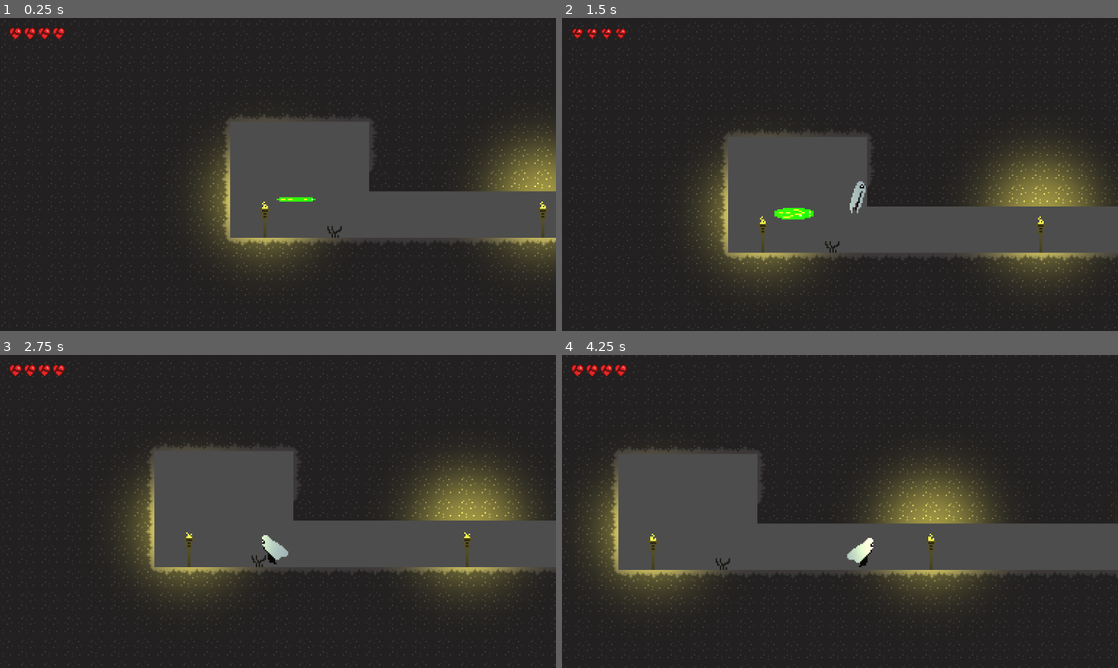
Above: before the commit, frames 1-4 (two rows, left to right).
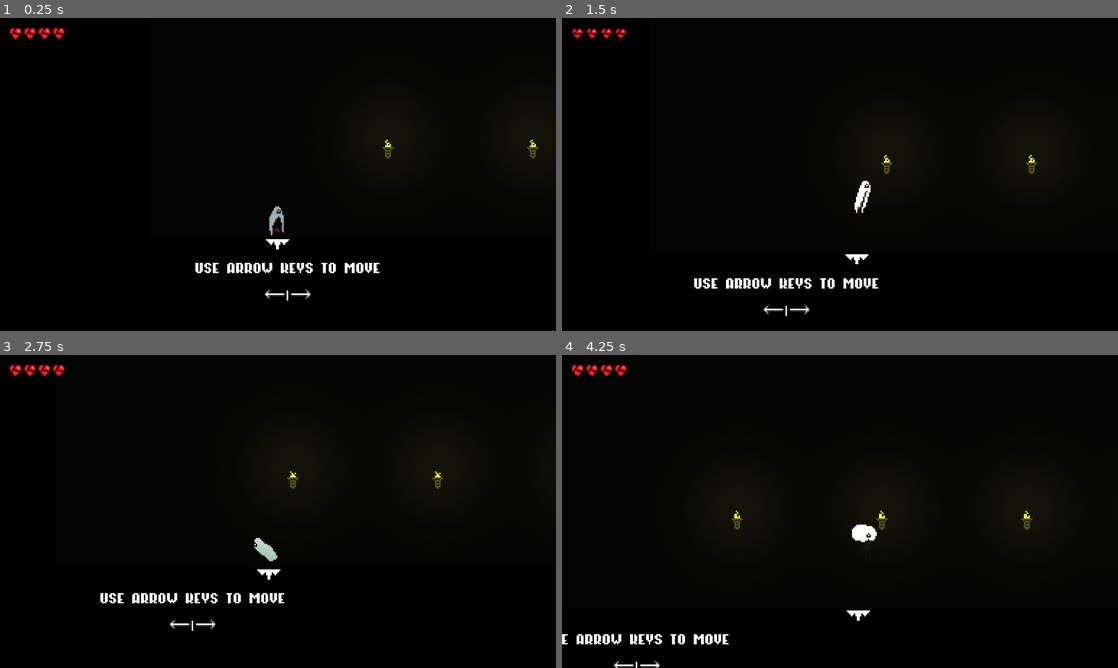
Above: after the commit, the same moments.

Repository: CSC-Reda-Slaoui/boss-rush-jam-2024
Game: Godot game, scene res://tutorial.tscn
Two runs of this game, one before a commit and one after it. Both use one fixed random seed, a clock stepped at 60 frames per second and the inputs below. Before the commit the project starts from res://shadowstalker_fight.tscn.
Inputs:
- Up to frame 1 (0.25 s): no input
- Up to frame 2 (1.5 s): tap Z (jump) at 0.5, 0.77, 1.25 s; hold Right (right) from 0.53 s (still down); tap X (attack) at 0.6 s; tap Space (dialogue) at 0.8, 1.35 s
- Up to frame 3 (2.75 s): tap Z (jump) at 1.52, 2 s; tap X (attack) at 1.55, 2.1 s; release Right (right) at 2.03 s; hold Left (left) from 2.03 s (still down); tap Space (dialogue) at 2.3 s
- Up to frame 4 (4.25 s): tap Z (jump) at 2.75, 3.02, 3.5, 3.77 s; release Left (left) at 2.78 s; hold Right (right) from 2.78 s (still down); tap C (dash) at 2.85 s; tap X (attack) at 3.05 s; tap Space (dialogue) at 3.6 s

The runs differ from the first frame. In frame 1, 99% of the frame differs, in the area x 0-100%, y 0-100%; in frame 2, 99%; in frame 3, 99%; in frame 4, 99%.

Commit message:
transitions ig

Diff:
--- /dev/null
+++ b/Fadeinout.gd
@@ -0,0 +1,7 @@
+extends Label
+
+func _ready():
+	var tween = get_tree().create_tween()
+
+	tween.tween_property(self, "modulate", Color.WHITE, 2).set_trans(Tween.TRANS_SINE)
+	tween.tween_property(self, "modulate", Color.BLACK, 2).set_trans(Tween.TRANS_SINE)
--- a/act_1.tscn
+++ b/act_1.tscn
@@ -1,6 +1,10 @@
-[gd_scene load_steps=2 format=3 uid="uid://cmd2a8oteyb8c"]
+[gd_scene load_steps=6 format=3 uid="uid://cmd2a8oteyb8c"]
 
 [ext_resource type="FontFile" uid="uid://exsgniiokrb2" path="res://PixelMiddle.ttf" id="1_eyp2k"]
+[ext_resource type="Script" path="res://Fadeinout.gd" id="2_fm452"]
+[ext_resource type="FontFile" uid="uid://l607x2impb7c" path="res://Lookout 7 Basic.ttf" id="3_n3f60"]
+[ext_resource type="Script" path="res://starwars.gd" id="4_qo87l"]
+[ext_resource type="PackedScene" uid="uid://33i6q8626ugq" path="res://shadowstalker_fight.tscn" id="5_yqbp8"]
 
 [node name="ACT 1" type="Node2D"]
 
@@ -15,6 +19,7 @@
 [node name="CanvasLayer" type="CanvasLayer" parent="."]
 
 [node name="Label" type="Label" parent="CanvasLayer"]
+modulate = Color(0, 0, 0, 1)
 anchors_preset = 8
 anchor_left = 0.5
 anchor_top = 0.5
@@ -32,4 +37,30 @@
 DESCENT INTO DARKNESS"
 horizontal_alignment = 1
 vertical_alignment = 1
+script = ExtResource("2_fm452")
 metadata/_edit_use_anchors_ = true
+
+[node name="Label2" type="Label" parent="CanvasLayer"]
+modulate = Color(0, 0, 0, 1)
+anchors_preset = 8
+anchor_left = 0.5
+anchor_top = 0.5
+anchor_right = 0.5
+anchor_bottom = 0.5
+offset_left = -126.0
+offset_top = -11.5
+offset_right = 126.0
+offset_bottom = 11.5
+grow_horizontal = 2
+grow_vertical = 2
+theme_override_fonts/font = ExtResource("3_n3f60")
+theme_override_font_sizes/font_size = 32
+text = "In the ominous Abyssal Caverns, your journey begins.
+The air is thick with shadows, and a mysterious presence awaits."
+horizontal_alignment = 1
+vertical_alignment = 1
+visible_characters = 0
+visible_ratio = 0.0
+script = ExtResource("4_qo87l")
+next_scene = ExtResource("5_yqbp8")
+metadata/_edit_use_anchors_ = true
--- /dev/null
+++ b/door.tscn
@@ -0,0 +1,15 @@
+[gd_scene load_steps=3 format=3 uid="uid://b7fdl16rxqtqt"]
+
+[ext_resource type="Texture2D" uid="uid://dju6ly7rebaup" path="res://art/bosses/shadowstalker/arena/door.png" id="1_u0pyx"]
+
+[sub_resource type="RectangleShape2D" id="RectangleShape2D_kh75g"]
+size = Vector2(10.5, 32)
+
+[node name="Door" type="CharacterBody2D"]
+
+[node name="Sprite2D" type="Sprite2D" parent="."]
+texture = ExtResource("1_u0pyx")
+
+[node name="CollisionShape2D" type="CollisionShape2D" parent="."]
+position = Vector2(2.75, 0)
+shape = SubResource("RectangleShape2D_kh75g")
--- a/enterportal.gd
+++ b/enterportal.gd
@@ -11,6 +11,8 @@
 	player.position = position
 	player.velocity.x = 400
 	$AnimatedSprite2D.play("close")
-	await get_tree().create_timer(1).timeout
+	var tween = get_tree().create_tween()
+	tween.tween_property(get_node("ColorRect"), "color:a", 0, 2)
+	await get_tree().create_timer(2).timeout
 	visible = false
 	player.can_move = true
--- a/enterportal.tscn
+++ b/enterportal.tscn
@@ -190,3 +190,11 @@
 
 [node name="CollisionShape2D" type="CollisionShape2D" parent="."]
 shape = SubResource("CapsuleShape2D_0ulfw")
+
+[node name="ColorRect" type="ColorRect" parent="."]
+z_index = 100
+offset_left = -2983.0
+offset_top = -1619.0
+offset_right = 3446.0
+offset_bottom = 2495.0
+color = Color(0, 0, 0, 1)
--- a/exitportal.gd
+++ b/exitportal.gd
@@ -7,5 +7,7 @@
 	player.visible = false
 	player.can_move = false
 	$AnimatedSprite2D.play("close")
-	await get_tree().create_timer(1).timeout
+	var tween = get_tree().create_tween()
+	tween.tween_property(get_node("ColorRect"), "color:a", 1, 2)
+	await get_tree().create_timer(3).timeout
 	get_tree().change_scene_to_packed(next_scene)
--- a/exitportal.tscn
+++ b/exitportal.tscn
@@ -191,4 +191,11 @@
 [node name="CollisionShape2D" type="CollisionShape2D" parent="."]
 shape = SubResource("CapsuleShape2D_1x4pi")
 
+[node name="ColorRect" type="ColorRect" parent="."]
+offset_left = -2205.0
+offset_top = -1190.0
+offset_right = 3291.0
+offset_bottom = 2069.0
+color = Color(0, 0, 0, 0)
+
 [connection signal="body_entered" from="." to="." method="_on_body_entered"]
--- a/player.gd
+++ b/player.gd
@@ -21,11 +21,17 @@
 var dead : bool = false
 
 func take_damage():
+	get_node("AnimatedSprite2D").modulate = Color.RED
+	await get_tree().create_timer(0.1).timeout
+	get_node("AnimatedSprite2D").modulate = Color.WHITE
 	health -= 1
 	if health == 0:
 		position.y = 183.924011230469
 		$AnimatedSprite2D.play("death")
 		dead = true
+
+		await get_tree().create_timer(2).timeout
+		get_tree().reload_current_scene()
 
 func _physics_process(delta):
 	if not can_attack or dead:
--- a/player.tscn
+++ b/player.tscn
@@ -66,9 +66,9 @@
 "duration": 1.0,
 "texture": ExtResource("9_ka1x6")
 }],
-"loop": true,
+"loop": false,
 "name": &"attack",
-"speed": 10.0
+"speed": 15.0
 }, {
 "frames": [{
 "duration": 1.0,
@@ -261,8 +261,10 @@
 [node name="AnimatedSprite2D" type="AnimatedSprite2D" parent="."]
 position = Vector2(0, -24)
 sprite_frames = SubResource("SpriteFrames_axprr")
-animation = &"run"
+animation = &"attack"
 autoplay = "idle"
+frame = 2
+frame_progress = 0.118758
 
 [node name="Sword" type="Area2D" parent="."]
 visible = false
@@ -286,7 +288,7 @@
 one_shot = true
 
 [node name="CooldownTimer" type="Timer" parent="Sword"]
-wait_time = 0.5
+wait_time = 0.4
 one_shot = true
 
 [connection signal="body_entered" from="Sword" to="Sword" method="_on_body_entered"]
--- a/project.godot
+++ b/project.godot
@@ -11,7 +11,7 @@
 [application]
 
 config/name="Boss Rush Jam 2024"
-run/main_scene="res://shadowstalker_fight.tscn"
+run/main_scene="res://tutorial.tscn"
 config/features=PackedStringArray("4.2", "GL Compatibility")
 config/icon="res://icon.svg"
 
--- a/prologue.tscn
+++ b/prologue.tscn
@@ -1,6 +1,10 @@
-[gd_scene load_steps=2 format=3 uid="uid://b21qxbs0yixm8"]
+[gd_scene load_steps=6 format=3 uid="uid://b21qxbs0yixm8"]
 
 [ext_resource type="FontFile" uid="uid://exsgniiokrb2" path="res://PixelMiddle.ttf" id="1_2fe3h"]
+[ext_resource type="Script" path="res://Fadeinout.gd" id="2_ypb86"]
+[ext_resource type="Script" path="res://starwars.gd" id="3_11mgt"]
+[ext_resource type="FontFile" uid="uid://l607x2impb7c" path="res://Lookout 7 Basic.ttf" id="3_t2oea"]
+[ext_resource type="PackedScene" uid="uid://cmd2a8oteyb8c" path="res://act_1.tscn" id="5_8kw1h"]
 
 [node name="Prologue" type="Node2D"]
 
@@ -15,6 +19,7 @@
 [node name="CanvasLayer" type="CanvasLayer" parent="."]
 
 [node name="Label" type="Label" parent="CanvasLayer"]
+modulate = Color(0, 0, 0, 1)
 anchors_preset = 8
 anchor_left = 0.5
 anchor_top = 0.5
@@ -31,4 +36,32 @@
 text = "PROLOGUE"
 horizontal_alignment = 1
 vertical_alignment = 1
+script = ExtResource("2_ypb86")
 metadata/_edit_use_anchors_ = true
+
+[node name="Label2" type="Label" parent="CanvasLayer"]
+anchors_preset = 8
+anchor_left = 0.5
+anchor_top = 0.5
+anchor_right = 0.5
+anchor_bottom = 0.5
+offset_left = -553.0
+offset_top = -297.0
+offset_right = 559.0
+offset_bottom = 303.0
+grow_horizontal = 2
+grow_vertical = 2
+theme_override_fonts/font = ExtResource("3_t2oea")
+theme_override_font_sizes/font_size = 32
+text = "Embark on a cursed journey to escape the underworld.
+Challenge the guardians.
+Sacrifice your soul.
+Reclaim what was lost.
+A transformative odyssey awaits."
+horizontal_alignment = 1
+vertical_alignment = 1
+visible_characters = 0
+visible_ratio = 0.0
+script = ExtResource("3_11mgt")
+next_scene = ExtResource("5_8kw1h")
+metadata/_edit_use_anchors_ = true
--- a/shadowstalker.gd
+++ b/shadowstalker.gd
@@ -4,7 +4,7 @@
 var shadowstalker_texture = preload("res://art/bosses/shadowstalker/face.png")
 var player_texture = preload("res://art/player/player.png")
 @export var player : Node2D
-
+@export var door : Node2D
 @export var tendril : PackedScene
 
 var dialogue = [
@@ -28,6 +28,8 @@
 
 var arena_width = 600
 
+var b = 0
+
 var tendrils_parent = Node2D.new()
 
 func _ready():
@@ -46,10 +48,10 @@
 	var distance_between_tendrils = arena_width / (num_tendrils + 1)
 	for i in range(num_tendrils):
 		var t = tendril.instantiate()
-		tendrils_parent.add_child(t)
 
 		t.position.x = distance_between_tendrils * (i + 1) - offset
 		t.position.y = -70
+		add_child(t)
 
 func horizontal_attack():
 	var positions = [25, 457]
@@ -76,10 +78,13 @@
 	await get_tree().create_timer(4).timeout
 
 func _physics_process(delta):
-	if abs(player.position.x - position.x) < 50:
+	if abs(player.position.x - position.x) < 50 and not finished_dialogue:
 		should_start_dialogue = true
 		player.can_move = false
-		player.can_attack = false
+		player.position.y = 184
+		player.set_physics_process(false)
+		door.position.y = 176
+		# player.can_attack = false
 
 	if not finished_dialogue and should_start_dialogue:
 		get_node("CanvasLayer").visible = true
@@ -96,13 +101,14 @@
 			state_machine.travel("enter")
 			entered = true
 			$CPUParticles2D2.visible = true
-		if current_dialogue == len(dialogue)  :
+		if current_dialogue == len(dialogue):
 			finished_dialogue = true
 
 	if finished_dialogue:
 		get_node("CanvasLayer").visible = false
 		player.can_move = true
-		player.can_attack = true
+		#player.can_attack = true
+		player.set_physics_process(true)
 		is_fighting = true
 
 	if health <= 0 and not died:
@@ -114,7 +120,7 @@
 
 func _on_attack_timer_timeout():
 	if is_fighting and not died:
-		var attack = randi_range(1, 4)
+		var attack = randi_range(1, 5)
 
 		if attack <= 3:
 			tendril_attack()
--- a/shadowstalker.tscn
+++ b/shadowstalker.tscn
@@ -195,7 +195,7 @@
 offset_bottom = 624.0
 
 [node name="AttackTimer" type="Timer" parent="."]
-wait_time = 2.0
+wait_time = 1.3
 autostart = true
 
 [node name="CPUParticles2D2" type="CPUParticles2D" parent="."]
--- a/shadowstalker_fight.tscn
+++ b/shadowstalker_fight.tscn
@@ -3,8 +3,8 @@
 [ext_resource type="Texture2D" uid="uid://cm1noqv62dyvb" path="res://art/bosses/shadowstalker/arena/tilemap.png" id="1_1u4ej"]
 [ext_resource type="PackedScene" uid="uid://lljogc8qagw3" path="res://shadowstalker.tscn" id="2_4j4qi"]
 [ext_resource type="PackedScene" uid="uid://iomxsyik6fev" path="res://player.tscn" id="2_8j2o1"]
+[ext_resource type="PackedScene" uid="uid://b7fdl16rxqtqt" path="res://door.tscn" id="3_aopbe"]
 [ext_resource type="PackedScene" uid="uid://ivnqmonxulwj" path="res://enterportal.tscn" id="4_w18pf"]
-[ext_resource type="PackedScene" uid="uid://c411ll4jrrdos" path="res://tendril.tscn" id="6_5tcu7"]
 [ext_resource type="PackedScene" uid="uid://cdpv0o7h352pm" path="res://torch.tscn" id="6_an6of"]
 
 [sub_resource type="OccluderPolygon2D" id="OccluderPolygon2D_iuu1b"]
@@ -101,6 +101,11 @@
 10:2/0/physics_layer_0/linear_velocity = Vector2(0, 0)
 10:2/0/physics_layer_0/angular_velocity = 0.0
 10:2/0/physics_layer_0/polygon_0/points = PackedVector2Array(-8, -8, 8, -8, 8, 8, -8, 8)
+0:4/0 = 0
+0:4/0/physics_layer_0/linear_velocity = Vector2(0, 0)
+0:4/0/physics_layer_0/angular_velocity = 0.0
+0:4/0/physics_layer_0/polygon_0/points = PackedVector2Array(-8, -8, 8, -8, 8, 8, -8, 8)
+0:4/0/physics_layer_0/polygon_0/one_way = true
 
 [sub_resource type="TileSet" id="TileSet_xedmp"]
 occlusion_layer_0/light_mask = 1
@@ -110,7 +115,6 @@
 [node name="Shadowstalker Fight" type="Node2D"]
 
 [node name="ColorRect" type="ColorRect" parent="."]
-visible = false
 offset_left = -536.0
 offset_top = -55.0
 offset_right = 688.0
@@ -118,22 +122,25 @@
 color = Color(0.0431373, 0.0431373, 0.0431373, 1)
 
 [node name="CanvasModulate" type="CanvasModulate" parent="."]
-visible = false
 color = Color(0.376471, 0.376471, 0.376471, 1)
 
-[node name="Shadowstalker" parent="." node_paths=PackedStringArray("player") instance=ExtResource("2_4j4qi")]
+[node name="Shadowstalker" parent="." node_paths=PackedStringArray("player", "door") instance=ExtResource("2_4j4qi")]
 position = Vector2(303, 160)
 scale = Vector2(2, 2)
 player = NodePath("../Player")
+door = NodePath("../Door")
 
 [node name="Player" parent="." instance=ExtResource("2_8j2o1")]
-position = Vector2(-319, 173)
+position = Vector2(-293, 184)
+
+[node name="Door" parent="." instance=ExtResource("3_aopbe")]
+position = Vector2(-8, 144)
 
 [node name="TileMap" type="TileMap" parent="."]
 position = Vector2(192, 144)
 tile_set = SubResource("TileSet_xedmp")
 format = 2
-layer_0/tile_data = PackedInt32Array(262141, 0, 0, 262142, 0 …(87759 unchanged characters)…  0, 196599, 393216, 2, 131076, 393216, 2, 196587, 393216, 2)
+layer_0/tile_data = PackedInt32Array(262141, 0, 0, 262142, 0 …(87759 unchanged characters)…  0, 196599, 393216, 2, 131076, 393216, 2)
 
 [node name="Portal" parent="." node_paths=PackedStringArray("player") instance=ExtResource("4_w18pf")]
 position = Vector2(-305, 166)
@@ -154,10 +161,3 @@
 
 [node name="Torch5" parent="." instance=ExtResource("6_an6of")]
 position = Vector2(-136, 173)
-
-[node name="Torch6" parent="." instance=ExtResource("6_an6of")]
-position = Vector2(191, 77)
-
-[node name="Tendril" parent="." instance=ExtResource("6_5tcu7")]
-position = Vector2(136, -6)
-scale = Vector2(2, 2)
--- /dev/null
+++ b/starwars.gd
@@ -0,0 +1,14 @@
+extends Label
+
+var tween
+
+@export var next_scene : PackedScene
+
+func _ready():
+	var tween = get_tree().create_tween()
+
+	await tween.tween_property(self, "modulate", Color.WHITE, 3)
+	await tween.tween_property(self, "visible_ratio", 1, 10)
+	await tween.tween_property(self, "modulate", Color.BLACK, 2).finished
+
+	get_tree().change_scene_to_packed(next_scene)
--- a/tendril.gd
+++ b/tendril.gd
@@ -5,13 +5,14 @@
 var move = false
 
 func _ready():
-	set_physics_process(false)
+	$Area2D.monitoring = false
 	$StartTimer.start()
 
 func _on_start_timer_timeout():
 	$Area2D.monitoring = true
 
 func _on_area_2d_body_entered(body):
+	print("eaeae")
 	if body.is_in_group("player"):
 		body.take_damage()
 
--- a/tendril.tscn
+++ b/tendril.tscn
@@ -1,82 +1,91 @@
-[gd_scene load_steps=19 format=3 uid="uid://c411ll4jrrdos"]
+[gd_scene load_steps=21 format=3 uid="uid://c411ll4jrrdos"]
 
 [ext_resource type="Script" path="res://tendril.gd" id="1_4tptr"]
-[ext_resource type="Texture2D" uid="uid://hfo8y3q1jfga" path="res://art/bosses/shadowstalker/tendrils/tendrils1.png" id="2_4no7m"]
-[ext_resource type="Texture2D" uid="uid://e3av2pgusugu" path="res://art/bosses/shadowstalker/tendrils/tendrils2.png" id="3_hape6"]
-[ext_resource type="Texture2D" uid="uid://dx7uys2eunb5d" path="res://art/bosses/shadowstalker/tendrils/tendrils3.png" id="4_6mf3k"]
-[ext_resource type="Texture2D" uid="uid://bt5atnitg1nxj" path="res://art/bosses/shadowstalker/tendrils/tendrils4.png" id="5_6nwct"]
-[ext_resource type="Texture2D" uid="uid://cpd3vrjp6l3uv" path="res://art/bosses/shadowstalker/tendrils/tendrils5.png" id="6_gy17f"]
-[ext_resource type="Texture2D" uid="uid://lkyn0dv0p43r" path="res://art/bosses/shadowstalker/tendrils/tendrils6.png" id="7_2yvjy"]
-[ext_resource type="Texture2D" uid="uid://df0c3wxymrt4x" path="res://art/bosses/shadowstalker/tendrils/tendrils7.png" id="8_8d3m8"]
-[ext_resource type="Texture2D" uid="uid://boam25ltmbo7p" path="res://art/bosses/shadowstalker/tendrils/tendrils8.png" id="9_t4kyr"]
-[ext_resource type="Texture2D" uid="uid://dhef1uouqsydo" path="res://art/bosses/shadowstalker/tendrils/tendrils9.png" id="10_pdajg"]
-[ext_resource type="Texture2D" uid="uid://bvglsiusskeuh" path="res://art/bosses/shadowstalker/tendrils/tendrils10.png" id="11_gao5u"]
-[ext_resource type="Texture2D" uid="uid://dhte6hq60gm5n" path="res://art/bosses/shadowstalker/tendrils/tendrils11.png" id="12_sq3gv"]
-[ext_resource type="Texture2D" uid="uid://uimvdl7rvv06" path="res://art/bosses/shadowstalker/tendrils/tendrils12.png" id="13_nwjta"]
-[ext_resource type="Texture2D" uid="uid://he32pgikmc5q" path="res://art/bosses/shadowstalker/tendrils/tendrils13.png" id="14_ep0sj"]
-[ext_resource type="Texture2D" uid="uid://dhr61kmmbpjmt" path="res://art/bosses/shadowstalker/tendrils/tendrils14.png" id="15_kdclo"]
-[ext_resource type="Texture2D" uid="uid://xxemq8gi8kn8" path="res://art/bosses/shadowstalker/tendrils/tendrils15.png" id="16_ehquh"]
+[ext_resource type="Texture2D" uid="uid://hfo8y3q1jfga" path="res://art/bosses/shadowstalker/tendrils/tendrils1.png" id="2_alhpk"]
+[ext_resource type="Texture2D" uid="uid://e3av2pgusugu" path="res://art/bosses/shadowstalker/tendrils/tendrils2.png" id="3_t8b0b"]
+[ext_resource type="Texture2D" uid="uid://dx7uys2eunb5d" path="res://art/bosses/shadowstalker/tendrils/tendrils3.png" id="4_gc0kj"]
+[ext_resource type="Texture2D" uid="uid://bt5atnitg1nxj" path="res://art/bosses/shadowstalker/tendrils/tendrils4.png" id="5_xl82e"]
+[ext_resource type="Texture2D" uid="uid://cpd3vrjp6l3uv" path="res://art/bosses/shadowstalker/tendrils/tendrils5.png" id="6_ewor5"]
+[ext_resource type="Texture2D" uid="uid://lkyn0dv0p43r" path="res://art/bosses/shadowstalker/tendrils/tendrils6.png" id="7_eqcq0"]
+[ext_resource type="Texture2D" uid="uid://df0c3wxymrt4x" path="res://art/bosses/shadowstalker/tendrils/tendrils7.png" id="8_0tgcj"]
+[ext_resource type="Texture2D" uid="uid://boam25ltmbo7p" path="res://art/bosses/shadowstalker/tendrils/tendrils8.png" id="9_bwn2k"]
+[ext_resource type="Texture2D" uid="uid://dhef1uouqsydo" path="res://art/bosses/shadowstalker/tendrils/tendrils9.png" id="10_knulp"]
+[ext_resource type="Texture2D" uid="uid://bvglsiusskeuh" path="res://art/bosses/shadowstalker/tendrils/tendrils10.png" id="11_gr7j5"]
+[ext_resource type="Texture2D" uid="uid://dhte6hq60gm5n" path="res://art/bosses/shadowstalker/tendrils/tendrils11.png" id="12_4rqyk"]
+[ext_resource type="Texture2D" uid="uid://uimvdl7rvv06" path="res://art/bosses/shadowstalker/tendrils/tendrils12.png" id="13_ha7ej"]
+[ext_resource type="Texture2D" uid="uid://he32pgikmc5q" path="res://art/bosses/shadowstalker/tendrils/tendrils13.png" id="14_s7eec"]
+[ext_resource type="Texture2D" uid="uid://dhr61kmmbpjmt" path="res://art/bosses/shadowstalker/tendrils/tendrils14.png" id="15_aqf10"]
+[ext_resource type="Texture2D" uid="uid://xxemq8gi8kn8" path="res://art/bosses/shadowstalker/tendrils/tendrils15.png" id="16_s6q5v"]
 
 [sub_resource type="SpriteFrames" id="SpriteFrames_vycjy"]
 animations = [{
 "frames": [{
 "duration": 3.0,
-"texture": ExtResource("2_4no7m")
+"texture": ExtResource("2_alhpk")
 }, {
 "duration": 3.0,
-"texture": ExtResource("3_hape6")
+"texture": ExtResource("3_t8b0b")
 }, {
 "duration": 3.0,
-"texture": ExtResource("4_6mf3k")
-}, {
-"duration": 3.0,
-"texture": ExtResource("5_6nwct")
+"texture": ExtResource("4_gc0kj")
 }, {
 "duration": 1.0,
-"texture": ExtResource("6_gy17f")
+"texture": ExtResource("5_xl82e")
 }, {
 "duration": 1.0,
-"texture": ExtResource("7_2yvjy")
+"texture": ExtResource("6_ewor5")
 }, {
 "duration": 1.0,
-"texture": ExtResource("8_8d3m8")
+"texture": ExtResource("7_eqcq0")
 }, {
 "duration": 1.0,
-"texture": ExtResource("9_t4kyr")
+"texture": ExtResource("8_0tgcj")
 }, {
 "duration": 1.0,
-"texture": ExtResource("10_pdajg")
+"texture": ExtResource("9_bwn2k")
 }, {
 "duration": 1.0,
-"texture": ExtResource("11_gao5u")
+"texture": ExtResource("10_knulp")
 }, {
 "duration": 1.0,
-"texture": ExtResource("12_sq3gv")
+"texture": ExtResource("11_gr7j5")
 }, {
 "duration": 1.0,
-"texture": ExtResource("13_nwjta")
+"texture": ExtResource("12_4rqyk")
 }, {
-"duration": 3.0,
-"texture": ExtResource("14_ep0sj")
+"duration": 1.0,
+"texture": ExtResource("13_ha7ej")
 }, {
-"duration": 3.0,
-"texture": ExtResource("15_kdclo")
+"duration": 1.0,
+"texture": ExtResource("14_s7eec")
 }, {
-"duration": 3.0,
-"texture": ExtResource("16_ehquh")
+"duration": 1.0,
+"texture": ExtResource("15_aqf10")
+}, {
+"duration": 1.0,
+"texture": ExtResource("16_s6q5v")
 }],
 "loop": false,
 "name": &"default",
-"speed": 20.0
+"speed": 15.0
 }]
 
 [sub_resource type="RectangleShape2D" id="RectangleShape2D_arkca"]
-size = Vector2(11, 98.5)
+size = Vector2(11, 18.5)
+
+[sub_resource type="Gradient" id="Gradient_68pvt"]
+colors = PackedColorArray(1, 1, 1, 1, 0, 0, 0, 1)
+
+[sub_resource type="Curve" id="Curve_qakr7"]
+min_value = -1.0
+_data = [Vector2(0, -1), 0.0, 0.0, 0, 0, Vector2(1, 1), 0.0, 0.0, 0, 0]
+point_count = 2
 
 [node name="Tendril" type="Node2D"]
 script = ExtResource("1_4tptr")
 
 [node name="AnimatedSprite2D" type="AnimatedSprite2D" parent="."]
+modulate = Color(0, 0, 0, 1)
 position = Vector2(8, 49)
 sprite_frames = SubResource("SpriteFrames_vycjy")
 autoplay = "default"
@@ -87,11 +96,27 @@
 monitoring = false
 
 [node name="CollisionShape2D" type="CollisionShape2D" parent="Area2D"]
-position = Vector2(8.5, 49.25)
+position = Vector2(8.5, 89.25)
 shape = SubResource("RectangleShape2D_arkca")
 
 [node name="StartTimer" type="Timer" parent="."]
-wait_time = 2.0
+wait_time = 0.75
+autostart = true
+
+[node name="CPUParticles2D" type="CPUParticles2D" parent="."]
+position = Vector2(8, 49)
+amount = 20
+speed_scale = 3.0
+emission_shape = 3
+emission_rect_extents = Vector2(1, 50)
+direction = Vector2(0, -1)
+gravity = Vector2(0, 1)
+initial_velocity_min = 1.0
+initial_velocity_max = 11.1
+scale_amount_max = 2.0
+color = Color(0.752941, 0.752941, 0.752941, 1)
+color_ramp = SubResource("Gradient_68pvt")
+hue_variation_curve = SubResource("Curve_qakr7")
 
 [connection signal="animation_finished" from="AnimatedSprite2D" to="." method="_on_animated_sprite_2d_animation_finished"]
 [connection signal="body_entered" from="Area2D" to="." method="_on_area_2d_body_entered"]
--- a/tutorial.gd
+++ b/tutorial.gd
@@ -1,4 +1,4 @@
 extends Node2D
 
 func _process(delta):
-	get_node("PlayerIndicator").position.x = get_node("Player").position.x
+	get_node("PlayerIndicator").position.x = lerp(get_node("PlayerIndicator").position.x, get_node("Player").position.x, 0.25)
--- a/tutorial.tscn
+++ b/tutorial.tscn
@@ -7,7 +7,7 @@
 [ext_resource type="PackedScene" uid="uid://cdpv0o7h352pm" path="res://torch.tscn" id="5_qnlpk"]
 [ext_resource type="FontFile" uid="uid://exsgniiokrb2" path="res://PixelMiddle.ttf" id="6_sf411"]
 [ext_resource type="PackedScene" uid="uid://d3wx1yk06f72d" path="res://exitportal.tscn" id="7_v5rr3"]
-[ext_resource type="PackedScene" uid="uid://33i6q8626ugq" path="res://shadowstalker_fight.tscn" id="8_ncx2k"]
+[ext_resource type="PackedScene" uid="uid://b21qxbs0yixm8" path="res://prologue.tscn" id="8_3ptr7"]
 
 [sub_resource type="TileSetAtlasSource" id="TileSetAtlasSource_fye3n"]
 texture = ExtResource("1_0e8tl")
@@ -130,13 +130,11 @@
 theme_override_colors/font_outline_color = Color(1, 1, 1, 1)
 theme_override_fonts/font = ExtResource("6_sf411")
 theme_override_font_sizes/font_size = 16
-text = "NEXT STOP
-
-ABYSSAL CAVERNS"
+text = "USE THE PORTALS TO ADVANCE"
 horizontal_alignment = 1
 vertical_alignment = 1
 
 [node name="ExitPortal" parent="." node_paths=PackedStringArray("player") instance=ExtResource("7_v5rr3")]
 position = Vector2(1261, -23)
-next_scene = ExtResource("8_ncx2k")
+next_scene = ExtResource("8_3ptr7")
 player = NodePath("../Player")
Binary file added: art/bosses/shadowstalker/arena/door.png
Not shown, added: art/bosses/shadowstalker/arena/door.png.import
Binary file changed: art/bosses/shadowstalker/arena/tilemap.png
